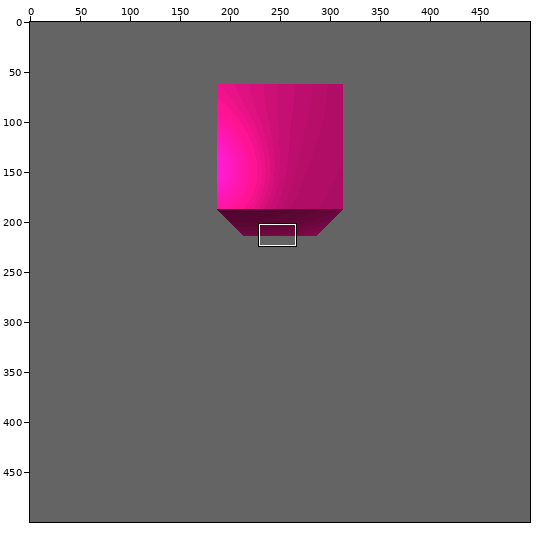
Sprite sheet, stored at out.png. Above: a wide view before the commit, with the close-up outlined.
Close-up. Before the commit:
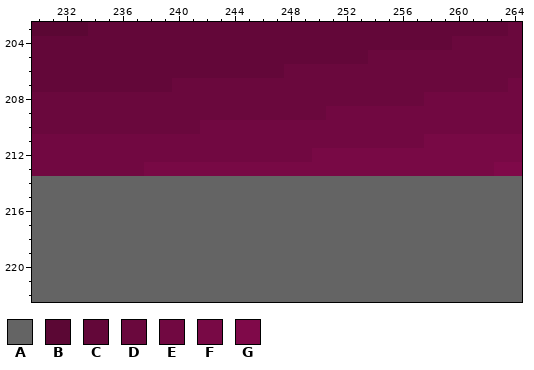
The file is 500x500 pixels. Colours within 5 levels of each other are drawn and written as one. Shown: x 230..264, y 203..222. The commit also changed other parts of the picture, which this record leaves out.
Palette (. is transparent): A #646464  B #5b0734  C #630739  D #6a083d  E #710841  F #780945  G #7f0949
Pixels before, first column x 230:
203 BBBBCCCCCCCCCCCCCCCCCCCCCCCCCCCCCCD
204 CCCCCCCCCCCCCCCCCCCCCCCCCCCCCCDDDDD
205 CCCCCCCCCCCCCCCCCCCCCCCCDDDDDDDDDDD
206 CCCCCCCCCCCCCCCCCCDDDDDDDDDDDDDDDDD
207 CCCCCCCCCCDDDDDDDDDDDDDDDDDDDDDDDDE
208 DDDDDDDDDDDDDDDDDDDDDDDDDDDDEEEEEEE
209 DDDDDDDDDDDDDDDDDDDDDEEEEEEEEEEEEEE
210 DDDDDDDDDDDDEEEEEEEEEEEEEEEEEEEEEEE
211 EEEEEEEEEEEEEEEEEEEEEEEEEEEEFFFFFFF
212 EEEEEEEEEEEEEEEEEEEEFFFFFFFFFFFFFFF
213 EEEEEEEEFFFFFFFFFFFFFFFFFFFFFFFFFGG
214 AAAAAAAAAAAAAAAAAAAAAAAAAAAAAAAAAAA
215 AAAAAAAAAAAAAAAAAAAAAAAAAAAAAAAAAAA
216 AAAAAAAAAAAAAAAAAAAAAAAAAAAAAAAAAAA
217 AAAAAAAAAAAAAAAAAAAAAAAAAAAAAAAAAAA
218 AAAAAAAAAAAAAAAAAAAAAAAAAAAAAAAAAAA
219 AAAAAAAAAAAAAAAAAAAAAAAAAAAAAAAAAAA
220 AAAAAAAAAAAAAAAAAAAAAAAAAAAAAAAAAAA
221 AAAAAAAAAAAAAAAAAAAAAAAAAAAAAAAAAAA
222 AAAAAAAAAAAAAAAAAAAAAAAAAAAAAAAAAAA
The result:
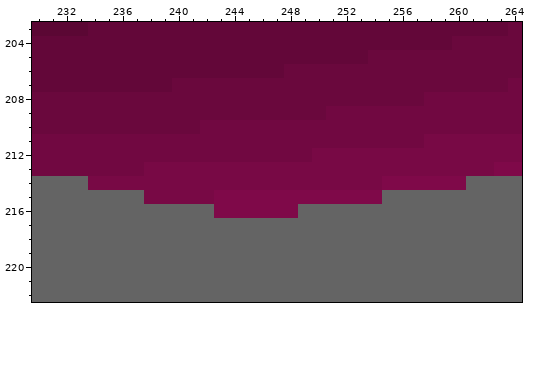
From old to new:
y 214: x 234..260 AAAAAAAAAAAAAAAAAAAAAAAAAAA -> FFFFFFFFFFFFFFFFFFFFFGGGGGG
y 215: x 238..254 AAAAAAAAAAAAAAAAA -> FFFFFGGGGGGGGGGGG
y 216: x 243..248 AAAAAA -> GGGGGG
Changed places in both close-ups, as pixel boxes (x1, y1, x2, y2):
changed: (88, 176, 466, 218)
